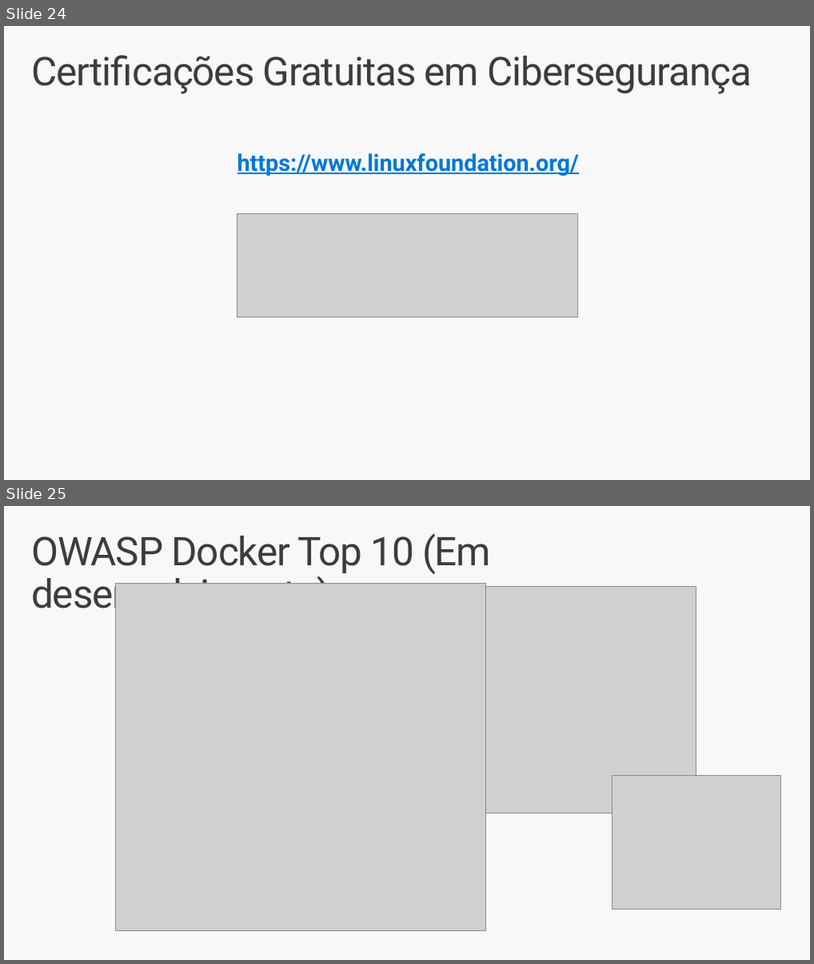
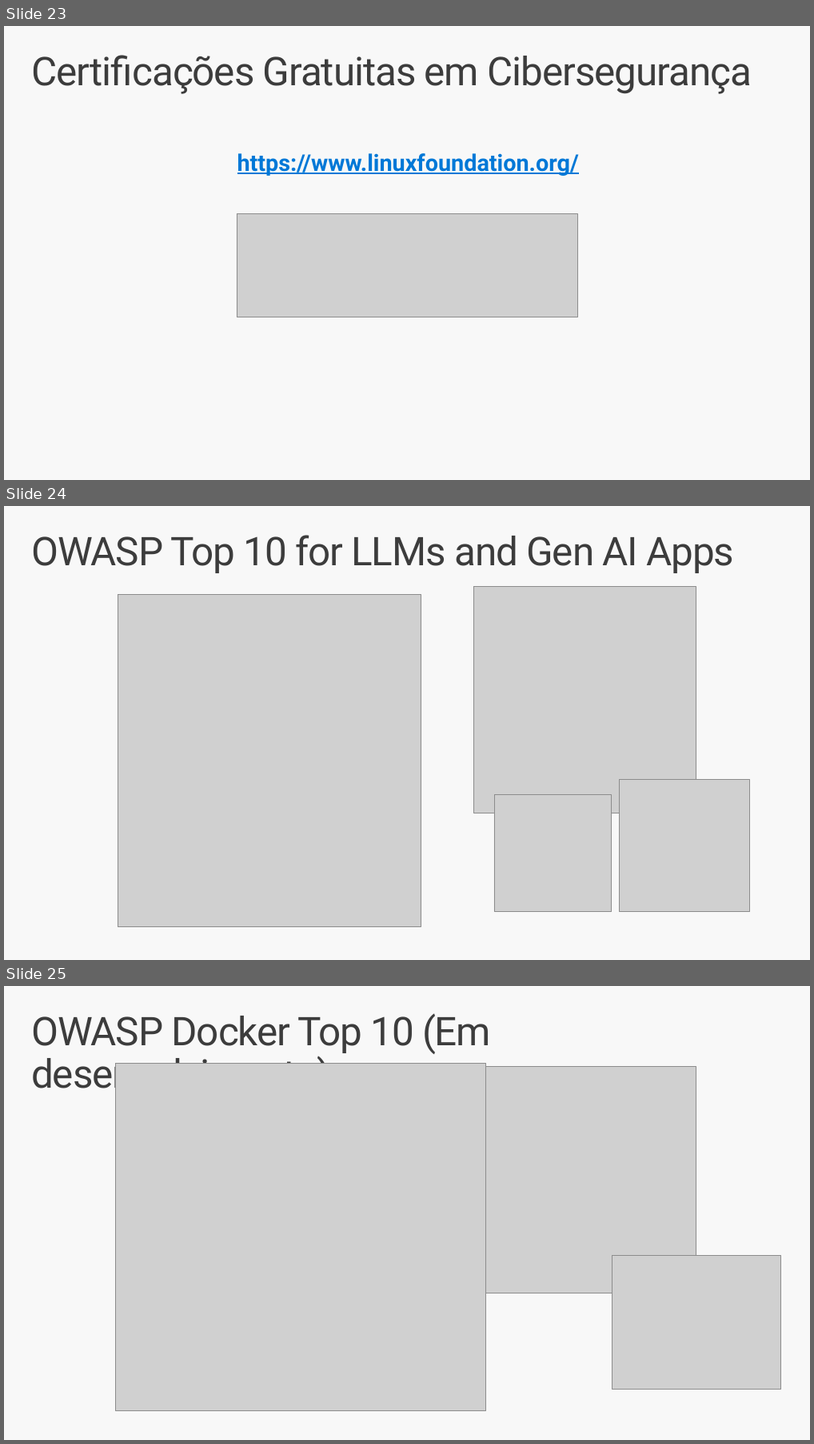
Before and after one commit to renatogroffe/OWASP-ApiTop10-Vulnerabilites_2024-12, a slide deck: slides/OWASP APIs 2024-12.pptx. Shown one above the other, each under a label of ours: slides 24 and 25 before the commit, slides 23, 24 and 25 after it. The pictures are 814x964 and 814x1444 pixels, drawn with LibreOffice and Linux fonts; fonts in the diff are those of the drawing; grey boxes stand for pictures. Boxes give left, top, right and bottom in pixels: in the first picture for what was removed or moved away, otherwise in the second. Text is boxed around its words. In the diff, an @@ line names an element or a change of style, - is before the commit and + after.

```diff
--- a/slides/OWASP APIs 2024-12.pptx
+++ b/slides/OWASP APIs 2024-12.pptx
@@ slide 24 added at (x1=4, y1=506, x2=810, y2=960), background #F8F8F8 @@
@@ title added at (x1=31, y1=535, x2=734, y2=573), 48 pt, text #3C3C3C @@
+OWASP Top 10 for LLMs and Gen AI Apps
@@ picture added at (x1=118, y1=594, x2=422, y2=926) @@
@@ picture added at (x1=474, y1=586, x2=697, y2=812) @@
@@ picture added at (x1=619, y1=780, x2=750, y2=912) @@
@@ picture added at (x1=494, y1=794, x2=612, y2=912) @@
@@ what was slide 24 is now slide 23 @@
```
Also in this commit, not shown: 1 slide removed.
